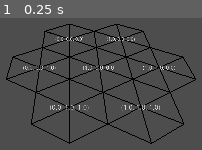
Above: before the commit, frame 1.
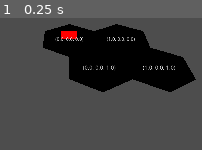
Above: after the commit, the same moment.

Repository: Deathlymad/basin_game
Game: Godot game, scene res://scenes/MainScene/MainScene.tscn
Two runs of this game, one before a commit and one after it. Both use one fixed random seed, a clock stepped at 60 frames per second and the inputs below.
Inputs:
- Up to frame 1 (0.25 s): no input

The runs differ from the first frame. In frame 1, 26% of the frame differs, in the area x 2-98%, y 4-96%.

Commit message:
extended hex logic and switched to axial coordinates

Diff:
--- a/scenes/HexScene/hexagon.gd
+++ b/scenes/HexScene/hexagon.gd
@@ -6,7 +6,11 @@
 var hex_position : HexHelper.HexCoordinate
 func _ready():
 	hex_position = HexHelper.HexCoordinate.new(hex_pos_proxy.x, hex_pos_proxy.y, hex_pos_proxy.z)
-	$CanvasLayer/Label.text = hex_position.to_coord_string()
+	$CanvasLayer/Label.text = hex_position.to_string()
+	#
+	var reconstructed = HexHelper.HexCoordinate.from_carthesian(hex_position.to_carthesian())
+	#reconstructed.round_coord()
+	print(hex_position.to_string(), reconstructed.to_string())
 
 	#pos update
 	global_position = hex_position.to_carthesian() + Vector3.UP * height
--- a/scenes/HexScene/hexagon_renderer.gd
+++ b/scenes/HexScene/hexagon_renderer.gd
@@ -2,20 +2,20 @@
 
 
 func _ready():
-	var res = _update_mesh(get_parent().height)
+	var res = _update_mesh()
 	apply_update_to_mesh(res[0], res[1])
 
-func _update_mesh(height : float = 0, coord_offset : Vector3 = Vector3.ZERO, idx_offset : int = 0):
+func _update_mesh(coord_offset : Vector3 = Vector3.ZERO, idx_offset : int = 0):
 	var pts : Array[Vector3] = []
 
 	pts.append(Vector3.ZERO) #Center
 
-	pts.append(Vector3(  HexHelper.INNER_RADIUS, height,  0.5 * HexHelper.OUTER_RADIUS))
-	pts.append(Vector3(  HexHelper.INNER_RADIUS, height, -0.5 * HexHelper.OUTER_RADIUS))
-	pts.append(Vector3(                       0, height,       -HexHelper.OUTER_RADIUS))
-	pts.append(Vector3( -HexHelper.INNER_RADIUS, height, -0.5 * HexHelper.OUTER_RADIUS))
-	pts.append(Vector3( -HexHelper.INNER_RADIUS, height,  0.5 * HexHelper.OUTER_RADIUS))
-	pts.append(Vector3(                       0, height,        HexHelper.OUTER_RADIUS))
+	pts.append(Vector3(  HexHelper.INNER_RADIUS, 0,  0.5 * HexHelper.OUTER_RADIUS))
+	pts.append(Vector3(  HexHelper.INNER_RADIUS, 0, -0.5 * HexHelper.OUTER_RADIUS))
+	pts.append(Vector3(                       0, 0,       -HexHelper.OUTER_RADIUS))
+	pts.append(Vector3( -HexHelper.INNER_RADIUS, 0, -0.5 * HexHelper.OUTER_RADIUS))
+	pts.append(Vector3( -HexHelper.INNER_RADIUS, 0,  0.5 * HexHelper.OUTER_RADIUS))
+	pts.append(Vector3(                       0, 0,        HexHelper.OUTER_RADIUS))
 
 	var idx : Array[int] = []
 
@@ -30,7 +30,6 @@
 	return [pts, idx]
 
 func apply_update_to_mesh(vertices, indices):
-
 	var packed_coords : PackedVector3Array = PackedVector3Array()
 	packed_coords.append_array(vertices)
 	var packed_idx : PackedInt32Array = PackedInt32Array()
@@ -43,4 +42,8 @@
 
 	# Create the Mesh.
 	mesh.clear_surfaces()
-	mesh.add_surface_from_arrays(Mesh.PRIMITIVE_LINE_STRIP, arrays)
+	mesh.add_surface_from_arrays(Mesh.PRIMITIVE_TRIANGLES, arrays)
+
+	for c in get_children():
+		remove_child(c)
+	create_multiple_convex_collisions()
--- a/scenes/MainScene/MainScene.tscn
+++ b/scenes/MainScene/MainScene.tscn
@@ -1,19 +1,28 @@
-[gd_scene load_steps=2 format=3 uid="uid://dxwhq4pw7hlfh"]
+[gd_scene load_steps=5 format=3 uid="uid://dxwhq4pw7hlfh"]
 
+[ext_resource type="Script" uid="uid://ty5oyx2coyh2" path="res://scenes/MainScene/debug_mouse.gd" id="1_1ka3p"]
 [ext_resource type="PackedScene" uid="uid://bc4do07yh1qyr" path="res://scenes/HexScene/HexScene.tscn" id="1_nftkl"]
 
+[sub_resource type="StandardMaterial3D" id="StandardMaterial3D_1ka3p"]
+albedo_color = Color(1, 0, 0, 1)
+emission_enabled = true
+emission = Color(1, 0, 0, 1)
+use_point_size = true
+point_size = 16.0
+
+[sub_resource type="PointMesh" id="PointMesh_1ka3p"]
+material = SubResource("StandardMaterial3D_1ka3p")
+
 [node name="MainScene" type="Node3D"]
+script = ExtResource("1_1ka3p")
+
+[node name="DebugDot" type="MeshInstance3D" parent="."]
+mesh = SubResource("PointMesh_1ka3p")
 
 [node name="Node3D" parent="." instance=ExtResource("1_nftkl")]
 
 [node name="Node3D2" parent="." instance=ExtResource("1_nftkl")]
 hex_pos_proxy = Vector3(1, 0, 0)
-
-[node name="Node3D3" parent="." instance=ExtResource("1_nftkl")]
-hex_pos_proxy = Vector3(0, 1, 0)
-
-[node name="Node3D4" parent="." instance=ExtResource("1_nftkl")]
-hex_pos_proxy = Vector3(1, 1, 0)
 
 [node name="Node3D5" parent="." instance=ExtResource("1_nftkl")]
 hex_pos_proxy = Vector3(0, 0, 1)
@@ -21,11 +30,11 @@
 [node name="Node3D6" parent="." instance=ExtResource("1_nftkl")]
 hex_pos_proxy = Vector3(1, 0, 1)
 
-[node name="Node3D7" parent="." instance=ExtResource("1_nftkl")]
-hex_pos_proxy = Vector3(0, 1, 1)
-
-[node name="Node3D8" parent="." instance=ExtResource("1_nftkl")]
-hex_pos_proxy = Vector3(1, 1, 1)
-
 [node name="Camera3D" type="Camera3D" parent="."]
 transform = Transform3D(1, 0, 0, 0, 0.918384, 0.39569, 0, -0.39569, 0.918384, 0, 5.43029, 8.38736)
+
+[node name="CanvasLayer" type="CanvasLayer" parent="."]
+
+[node name="Control" type="Label" parent="CanvasLayer"]
+offset_right = 40.0
+offset_bottom = 40.0
--- /dev/null
+++ b/scenes/MainScene/debug_mouse.gd
@@ -0,0 +1,21 @@
+extends Node3D
+
+func _input(evt : InputEvent):
+	if evt is InputEventMouseMotion:
+		var ray_start = $Camera3D.project_ray_origin(evt.position)
+		var ray_end = ray_start + $Camera3D.project_ray_normal(evt.position) * 1000
+		var world3d : World3D = get_world_3d()
+		var space_state = world3d.direct_space_state
+
+		if space_state == null:
+			return
+
+		var query = PhysicsRayQueryParameters3D.create(ray_start, ray_end)
+		query.collide_with_areas = true
+
+		var res = space_state.intersect_ray(query)
+		if "position" in res:
+			var coord = HexHelper.HexCoordinate.from_carthesian(res["position"])
+			coord.round_coord()
+			$CanvasLayer/Control.text = coord.to_string()
+			$DebugDot.position = res["position"]
--- a/scripts/hex_helper.gd
+++ b/scripts/hex_helper.gd
@@ -5,18 +5,58 @@
 static var OUTER_RADIUS : float = 1;
 static var INNER_RADIUS : float = OUTER_RADIUS * 0.866025404;
 
+enum HexDirection {
+	NE,
+	E,
+	SE,
+	SW,
+	W,
+	NW
+}
+
 class HexCoordinate:
 	var pos : Vector3
 
 	func _init(x : float, y : float, z : float):
 		pos.x = x
-		pos.y = y
 		pos.z = z
 
 	func to_carthesian() -> Vector3:
-		var x = (2 * pos.x + pos.y - pos.z) * HexHelper.INNER_RADIUS * 1;
-		var z =  (pos.y + pos.z) * 3/2 * HexHelper.OUTER_RADIUS;
+		var x = (sqrt(3) * pos.x + sqrt(3)/2 * pos.z) * HexHelper.OUTER_RADIUS;
+		var z =  pos.z * HexHelper.OUTER_RADIUS * 1.5;
 		return Vector3(x, 0, z)
 
-	func to_coord_string():
+	func round_coord():
+		var q = round(pos.x)
+		var r = round(pos.z)
+		var s = round(-pos.x - pos.z)
+
+		var q_diff = abs(q - pos.x)
+		var r_diff = abs(r - pos.y)
+		var s_diff = abs(s + pos.x + pos.z)
+
+		if q_diff > r_diff and q_diff > s_diff:
+			q = -r-s
+		elif r_diff > s_diff:
+			r = -q-s
+		pos.x = q
+		pos.z = r
+
+	static func from_carthesian(coord : Vector3) -> HexCoordinate:
+		var x = coord.x / HexHelper.OUTER_RADIUS
+		var z = coord.z / HexHelper.OUTER_RADIUS
+
+		var a = (sqrt(3)/3 * x  -  1./3 * z)
+		var b = 2./3 * z
+
+
+		return HexCoordinate.new(a, 0, b)
+
+	func distance_to(other : HexCoordinate):
+		return (
+			abs(pos.x - other.pos.x) +
+			abs(pos.x + pos.z - other.pos.x - other.pos.z) +
+			abs(pos.z - other.pos.z)) / 2
+
+	func _to_string() -> String:
 		return "(" + str(pos.x) + ", " + str(pos.y) + ", " + str(pos.z) + ")"
Not shown, added: scenes/MainScene/debug_mouse.gd.uid
Not shown, changed: .gitignore
